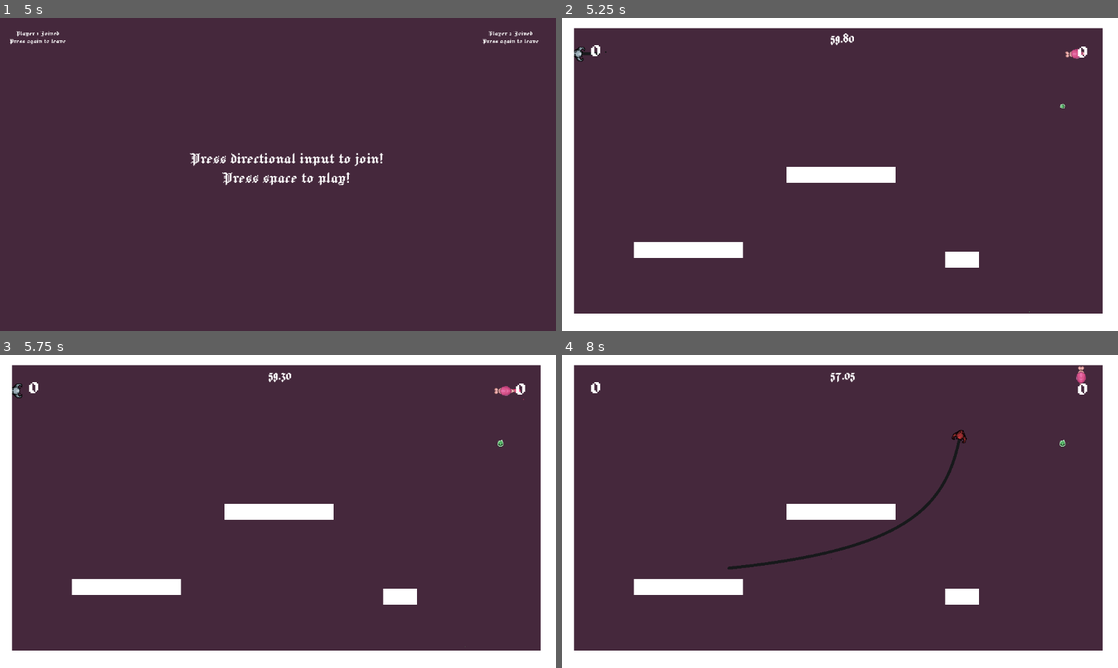
Above: before the commit, frames 1-4 (two rows, left to right).
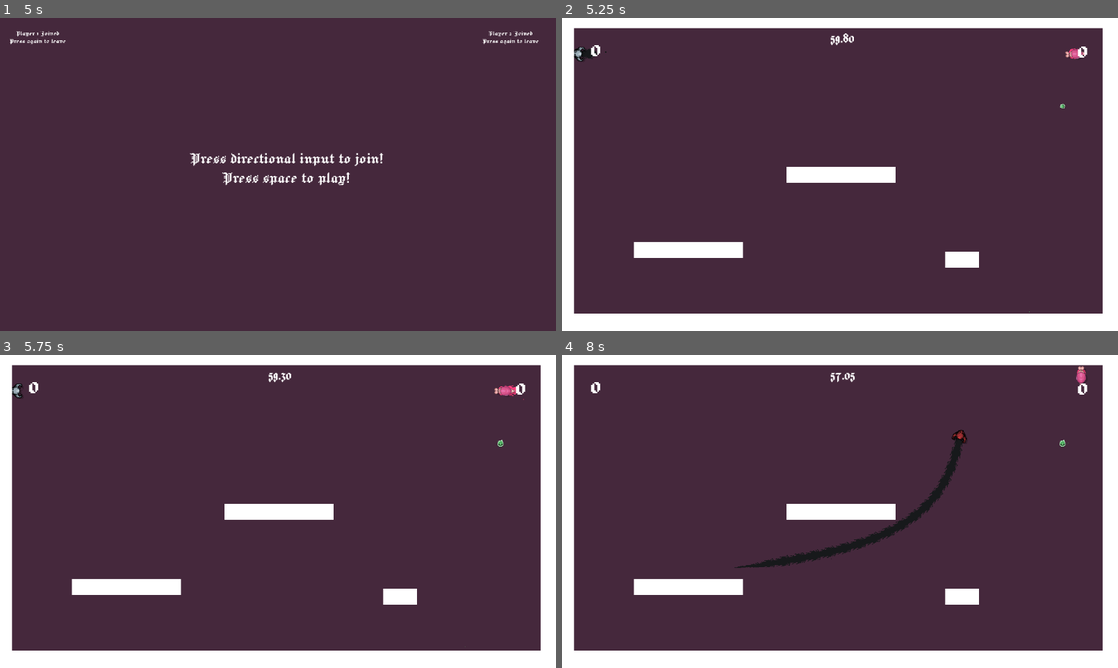
Above: after the commit, the same moments.

Repository: reniby/catfight
Game: Godot game, scene res://scenes/menu.tscn
Same seed, same stepped clock (60 frames per second), same inputs: the game is played once before the commit and once after it.
Inputs:
- Up to frame 1 (5 s): click "Timed" at 0.5 s; tap Enter (dash_p4) at 1.25, 2.75, 3.6, 4.25 s; hold Right (right_p1) 1.28-2.03 s; tap Shift (dash_p1) at 1.35 s; tap Space (dash_p2) at 2, 2.1, 3.5 s; hold Down (down_p1) 2.03-2.78 s; hold Right (right_p1) 2.78-3.53 s; tap Ctrl (dash_p3) at 2.85 s; hold Up (up_p1) 3.53-4.28 s; hold Left (left_p1) from 4.28 s (still down); tap G (down_p2) at 4.35 s
- Up to frame 2 (5.25 s): keep holding Left (left_p1); tap Space (dash_p2) at 5 s; tap F (left_p2) at 5.1 s
- Up to frame 3 (5.75 s): keep holding Left (left_p1)
- Up to frame 4 (8 s): release Left (left_p1) at 5.78 s; hold Down (down_p1) 5.78-6.53 s; tap H (right_p2) at 5.85 s; hold Right (right_p1) 6.53-7.28 s; tap T (up_p2) at 6.6 s; hold Up (up_p1) from 7.28 s (still down); tap Shift (dash_p1) at 7.35 s

Frame 1 is identical in both runs. In frame 2, less than 0.1% of the frame differs, in the area x 2-93%, y 9-14%; in frame 3, less than 0.1%; in frame 4, 0.8%, in the area x 29-95%, y 4-69%.

Commit message:
shadow and tail

Diff:
--- a/scenes/player.tscn
+++ b/scenes/player.tscn
@@ -1,19 +1,12 @@
-[gd_scene load_steps=22 format=3 uid="uid://dsxn5ou3e4h0t"]
+[gd_scene load_steps=24 format=3 uid="uid://dsxn5ou3e4h0t"]
 
 [ext_resource type="Script" path="res://scripts/player.gd" id="1_0pet2"]
 [ext_resource type="Texture2D" uid="uid://ddatbx2iqm4pj" path="res://assets/player_sprite.png" id="3_30e8q"]
 [ext_resource type="Texture2D" uid="uid://b2gs2mfpppkr0" path="res://assets/mc_ani_sheet.png" id="3_phkrk"]
+[ext_resource type="Texture2D" uid="uid://b8b74bj1rkxud" path="res://assets/tail_v0.0.png" id="3_vjhak"]
 [ext_resource type="Texture2D" uid="uid://dkc8dcn05ow0b" path="res://space_art/$Female_Snail.png" id="4_sfcvd"]
 [ext_resource type="Texture2D" uid="uid://cd3jnc3q1k4d0" path="res://space_art/2D Spaceship Sprites.png" id="5_mm3yy"]
 [ext_resource type="PackedScene" uid="uid://dx3230llssqwf" path="res://scenes/trail.tscn" id="5_mmvgc"]
-
-[sub_resource type="Curve" id="Curve_jla11"]
-_data = [Vector2(0.011236, 1), 0.0, 0.0, 0, 0, Vector2(0.623596, 0.010989), 0.0, 0.0, 0, 0]
-point_count = 2
-
-[sub_resource type="CapsuleShape2D" id="CapsuleShape2D_5o2x8"]
-radius = 5.0
-height = 22.0
 
 [sub_resource type="AtlasTexture" id="AtlasTexture_sp2ya"]
 atlas = ExtResource("3_phkrk")
@@ -115,6 +108,18 @@
 "speed": 5.0
 }]
 
+[sub_resource type="Curve" id="Curve_jla11"]
+_data = [Vector2(0.011236, 1), 0.0, 0.0, 0, 0, Vector2(0.623596, 0.010989), 0.0, 0.0, 0, 0]
+point_count = 2
+
+[sub_resource type="CapsuleShape2D" id="CapsuleShape2D_5o2x8"]
+radius = 5.0
+height = 22.0
+
+[sub_resource type="Curve" id="Curve_6wv0r"]
+_data = [Vector2(0, 0), 0.0, 0.0, 0, 0, Vector2(0.2, 1), 0.0, 0.0, 0, 0]
+point_count = 2
+
 [sub_resource type="Curve" id="Curve_cf6rf"]
 _data = [Vector2(0, 1), 0.0, 0.0, 0, 0, Vector2(0.353933, 0.362637), 0.0, 0.0, 0, 0, Vector2(1, 0), 0.0, 0.0, 0, 0]
 point_count = 3
@@ -123,6 +128,14 @@
 collision_layer = 6
 collision_mask = 6
 script = ExtResource("1_0pet2")
+
+[node name="Shadow" type="AnimatedSprite2D" parent="."]
+modulate = Color(0, 0, 0, 0.231373)
+position = Vector2(4, 3)
+scale = Vector2(0.9, 0.9)
+sprite_frames = SubResource("SpriteFrames_tt4e7")
+animation = &"blue_idle"
+frame_progress = 0.564295
 
 [node name="HitParticles" type="CPUParticles2D" parent="."]
 scale = Vector2(0.584545, 0.575521)
@@ -146,6 +159,10 @@
 [node name="Trail" parent="." instance=ExtResource("5_mmvgc")]
 position = Vector2(-77.5602, -0.511909)
 points = PackedVector2Array(77.5602, 1.51191)
+width = 24.0
+width_curve = SubResource("Curve_6wv0r")
+texture = ExtResource("3_vjhak")
+texture_mode = 1
 
 [node name="Anim" type="AnimatedSprite2D" parent="."]
 sprite_frames = SubResource("SpriteFrames_tt4e7")
--- a/scenes/trail.tscn
+++ b/scenes/trail.tscn
@@ -5,7 +5,7 @@
 [node name="Trail" type="Line2D"]
 show_behind_parent = true
 texture_filter = 1
-width = 6.0
+width = 12.0
 default_color = Color(0.168627, 1, 1, 1)
 joint_mode = 2
 begin_cap_mode = 2
--- a/scripts/player.gd
+++ b/scripts/player.gd
@@ -12,6 +12,7 @@
 @onready var dash_timer: Timer = $Timer/DashTimer
 @onready var particles: CPUParticles2D = $CPUParticles2D
 @onready var hit_particles: CPUParticles2D = $HitParticles
+@onready var shadow_anim: AnimatedSprite2D = $Shadow
 
 var trail
 var x_facing = 0
@@ -69,6 +70,7 @@
 func _ready():
 	trail = get_node("Trail")
 	anim.play(character_skin[player]["anim"])
+	shadow_anim.play(character_skin[player]["anim"])
 	trail.default_color = character_skin[player]["color"]
 	particles.color = character_skin[player]['color']
 	hit_particles.color = character_skin[player]['color']
@@ -132,6 +134,7 @@
 		tween.tween_property(anim, "modulate", Color.WHITE, 0.5)
 
 	anim.rotation = lerp_angle(anim.rotation, atan2(velocity.x, -velocity.y), delta*10.0)
+	shadow_anim.rotation = lerp_angle(shadow_anim.rotation, atan2(velocity.x, -velocity.y), delta*10.0)
 	collision_shape.rotation = lerp_angle(anim.rotation, atan2(velocity.x, -velocity.y), delta*10.0)
 
 
Binary file added: assets/tail_v0.0.png
Not shown, added: assets/tail_v0.0.png.import
